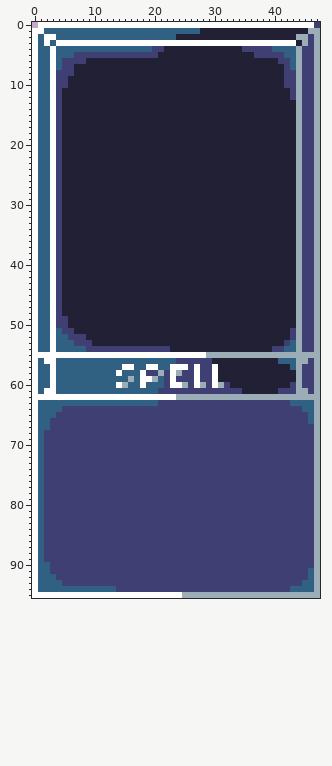
Edited in one commit: pixel-art file (2020-10/basic-spell.aseprite). That is the earlier state.
48x96 pixels, 1 frame.
Now the later version:
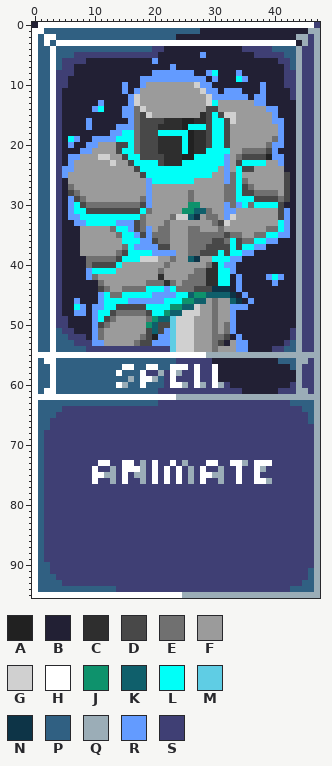
Palette (. is transparent): A #212121  B #222034  C #2e2e2e  D #484848  E #707070  F #9b9b9b  G #d0d0d0  H #ffffff  J #0e926c  K #0f5f6b  L #00fff8  M #5fcde4  N #0d3447  P #306082  Q #9badb7  R #639bff  S #3f3f74
Changes in this commit:
layer "base" added
layer "statue" added
layer "card layer" added
layer "card description" added
layer "Layer 1" removed
Layers "card description", "statue", "base":
y 0: x 0 . -> B
y 5: x 28 B -> R
y 6: x 20 B -> R
y 7: x 23 B -> R
y 8: x 20..26 BBBBBBB -> RRRRRRR; x 29..30 BB -> RL; x 34 B -> R
y 9: x 18..28 BBBBBBBBBBB -> RRRRRRRRRRR; x 30 B -> R; x 34..35 BB -> LR
y 10: x 15 B -> R; x 18..29 BBBBBBBBBBBB -> RFFFFFFFFGRR; x 38 B -> R
y 11: x 15 B -> R; x 17..30 BBBBBBBBBBBBBB -> RFFFFFFFFFFGRR; x 32..34 BBB -> RRR; x 38 B -> R
y 12: x 16..35 BBBBBBBBBBBBBBBBBBBB -> RGFFFFFFFFFFFGRRRRRR; x 37..38 BB -> RR
y 13: x 11 B -> R; x 16..38 BBBBBBBBBBBBBBBBBBBBBBB -> RGFFFFFFFFFFFGLFFFFFFRR
y 14: x 10..11 BB -> RL; x 15..40 BBBBBBBBBBBBBBBBBBBBBBBBBB -> RREGFFFFFFFFFFDDFFFFFFFFRR
y 15: x 15..40 BBBBBBBBBBBBBBBBBBBBBBBBBB -> RREDGFFFFFFFFCDLDGGFFFFFFR
y 16: x 9 B -> R; x 16..41 BBBBBBBBBBBBBBBBBBBBBBBBBB -> REDDDDCCCAACCDLLDGFFFFFFRR
y 17: x 9 B -> R; x 14..41 BBBBBBBBBBBBBBBBBBBBBBBBBBBB -> RRREDDDCCCCALLLDLLDFFFFFFFFR
y 18: x 13..41 BBBBBBBBBBBBBBBBBBBBBBBBBBBBB -> RRLLEDDDLLLLLACCDLLDFFFFFFFFR
y 19: x 6..7 BB -> LR; x 10..41 BBBBBBBBBBBBBBBBBBBBBBBBBBBBBBBB -> RRRRLLLEDDDCCCCLACCDLLDFFFFFFFER
y 20: x 6 B -> R; x 9..41 BBBBBBBBBBBBBBBBBBBBBBBBBBBBBBBBB -> RRFFFDDLEDDDCCCCLACCDLLDFFFFFFERR
y 21: x 8..40 BBBBBBBBBBBBBBBBBBBBBBBBBBBBBBBBB -> RRFFFFDLLEDDDCCCCLACCLLLLFFEEEEDR
y 22: x 6..41 BBBBBBBBBBBBBBBBBBBBBBBBBBBBBBBBBBBB -> RRFFFGGFFDLLDDDDCCCAALLLLLRFEDDDDARR
y 23: x 6..41 BBBBBBBBBBBBBBBBBBBBBBBBBBBBBBBBBBBB -> RFFFFFFGFFDLLLLDCCCLLLLLLLRFDLLLLFFR
y 24: x 5..41 BBBBBBBBBBBBBBBBBBBBBBBBBBBBBBBBBBBBB -> RRFFFFFFFFFFDLLLLLLLLLLLLLFRFLDDFFFFF
y 25: x 5..42 BBBBBBBBBBBBBBBBBBBBBBBBBBBBBBBBBBBBBB -> RFFFFFFFFFFFFDLLLLLLLLLLLFFRELFFFFFFFD
y 26: x 6..42 BBBBBBBBBBBBBBBBBBBBBBBBBBBBBBBBBBBBB -> FFFFFFFFFFFFFRLLLLLLLFFFFFRELEFFFFFFD
y 27: x 6..42 BBBBBBBBBBBBBBBBBBBBBBBBBBBBBBBBBBBBB -> EFFFFFFFFFFFFRFFFFFFFFFFFFEELDEFFFFFD
y 28: x 6..42 BBBBBBBBBBBBBBBBBBBBBBBBBBBBBBBBBBBBB -> DEFFFFFFFFFFFRFFFFFFEFFFFFEELDDEEEEFD
y 29: x 6..42 BBBBBBBBBBBBBBBBBBBBBBBBBBBBBBBBBBBBB -> RDEFFFFFFFFFERFFFFFFEFFFFFEELLLDDDDED
y 30: x 6..41 BBBBBBBBBBBBBBBBBBBBBBBBBBBBBBBBBBBB -> RLDEEEEEEEEEDRFFFFFFJJFFFFRERLELLLLD
y 31: x 6..42 BBBBBBBBBBBBBBBBBBBBBBBBBBBBBBBBBBBBB -> RLLDDDDDDDDDLEFFFFFJJKKEFFRRFFFFFFFDR
y 32: x 6..42 BBBBBBBBBBBBBBBBBBBBBBBBBBBBBBBBBBBBB -> RRLLLLLLLLLLEFFFFEGGKNFEEFRGFFFFFFFDR
y 33: x 7..42 BBBBBBBBBBBBBBBBBBBBBBBBBBBBBBBBBBBB -> RRLLLLLRRRDEFFFEFFFFFFFEDGFFFFFFFFLR
y 34: x 8..42 BBBBBBBBBBBBBBBBBBBBBBBBBBBBBBBBBBB -> FFFFFELLRDERFEEFFFEEFFFEFFFFFFFEELR
y 35: x 8..42 BBBBBBBBBBBBBBBBBBBBBBBBBBBBBBBBBBB -> FFFFFFELLRDREEEFFFEEEEEEDEEFFEELLRR
y 36: x 8..40 BBBBBBBBBBBBBBBBBBBBBBBBBBBBBBBBB -> FFFFFFFLLLRRDEEFFFEEEEDDELDEELLRR
y 37: x 8..38 BBBBBBBBBBBBBBBBBBBBBBBBBBBBBBB -> FFFFFFFELRRRRDDFFFEEEDDDDLDLLRR
y 38: x 8..36 BBBBBBBBBBBBBBBBBBBBBBBBBBBBB -> FFFFFFEDLLLLRRRRFFEEDDDLDLLRR
y 39: x 9..34 BBBBBBBBBBBBBBBBBBBBBBBBBB -> EEEEEDLLLGGGFFEFFKNFFLLLRR
y 40: x 9..33 BBBBBBBBBBBBBBBBBBBBBBBBB -> EDDDDLFFFFFFFEFFFFFFECLRR
y 41: x 9..33 BBBBBBBBBBBBBBBBBBBBBBBBB -> RLLLLFFFFFFFEFFFFFEECCLLR
y 42: x 9..32 BBBBBBBBBBBBBBBBBBBBBBBB -> REFFFFFFFFFFCFFFFEEECCLL; x 34 B -> R; x 39..41 BBB -> RLR
y 43: x 11..32 BBBBBBBBBBBBBBBBBBBBBB -> EFFFFFFFEEECEFEEEECCLL; x 34 B -> R; x 40 B -> R
y 44: x 11..32 BBBBBBBBBBBBBBBBBBBBBB -> DEFFEEEELLLRLEEEDDDNNN; x 34 B -> R
y 45: x 11..33 BBBBBBBBBBBBBBBBBBBBBBB -> RLEELLLLLRRRRLLKJJKKKKN; x 35 B -> R
y 46: x 7 B -> R; x 11..34 BBBBBBBBBBBBBBBBBBBBBBBB -> RLLLLRRRRRRLLLJJKKFEFFKN; x 36 B -> R
y 47: x 7..8 BB -> LR; x 10..35 BBBBBBBBBBBBBBBBBBBBBBBBBB -> RRLLDDDDDLLLLJJKKGFFEFFRRR
y 48: x 7..8 BB -> RR; x 10..33 BBBBBBBBBBBBBBBBBBBBBBBB -> RLLDEEEEEDLLJKKGGGFFEFFR
y 49: x 10..33 BBBBBBBBBBBBBBBBBBBBBBBB -> RLDEFFFFFEJKKMGGGFFFEFFR
y 50: x 10..33 BBBBBBBBBBBBBBBBBBBBBBBB -> RDEFFFFFFJKDDMGGGFFFEFER
y 51: x 10..33 BBBBBBBBBBBBBBBBBBBBBBBB -> REFFFFFFFDKDRMGGGFFFEFER
y 52: x 10..32 BBBBBBBBBBBBBBBBBBBBBBB -> REFFFFFFEDARRMGGGFFFEED; x 34 B -> R
y 53: x 10..31 BBBBBBBBBBBBBBBBBBBBBB -> RRFFFFFEDDRRRMGGGFFFED; x 33..35 BBB -> FRR
y 54: x 23..35 BBBBBBBBBBBBB -> MGGGFFFEFFFRR
y 73: x 11..12 SS -> HH; x 15..16 SS -> HH; x 18 S -> Q; x 20 S -> H; x 23 S -> H; x 25 S -> Q; x 29..30 SS -> HH; x 33..35 SSS -> HHQ; x 37..39 SSS -> HHH
y 74: x 10 S -> H; x 13 S -> Q; x 15..18 SSSS -> HHHQ; x 20 S -> H; x 22 S -> H; x 24 S -> H; x 26 S -> Q; x 28 S -> H; x 31 S -> Q; x 34 S -> H; x 37..38 SS -> HQ
y 75: x 10..13 SSSS -> HHQQ; x 15 S -> H; x 17..18 SS -> QQ; x 20 S -> H; x 22 S -> H; x 24 S -> H; x 26 S -> Q; x 28..31 SSSS -> HHQQ; x 34 S -> H; x 37 S -> H
y 76: x 10 S -> H; x 13 S -> Q; x 15 S -> H; x 18 S -> Q; x 20 S -> H; x 22 S -> H; x 24 S -> H; x 26 S -> Q; x 28 S -> H; x 31 S -> Q; x 34 S -> H; x 37..39 SSS -> HHQ
Boxes around the changes in both pictures, in picture pixels (x1, y1, x2, y2):
added: (32, 22, 38, 28)
changed: (62, 52, 290, 352)
changed: (92, 460, 272, 484)
